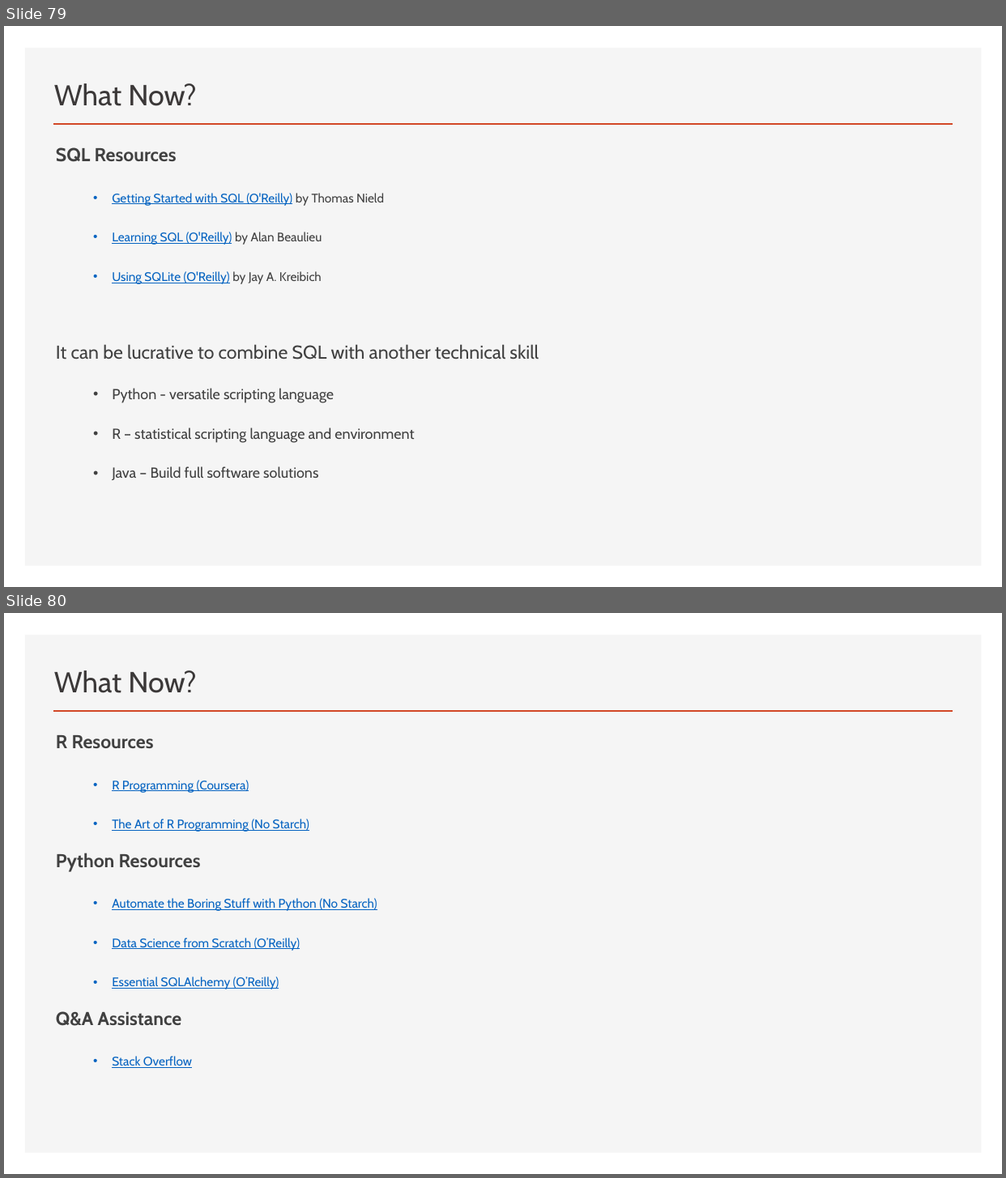
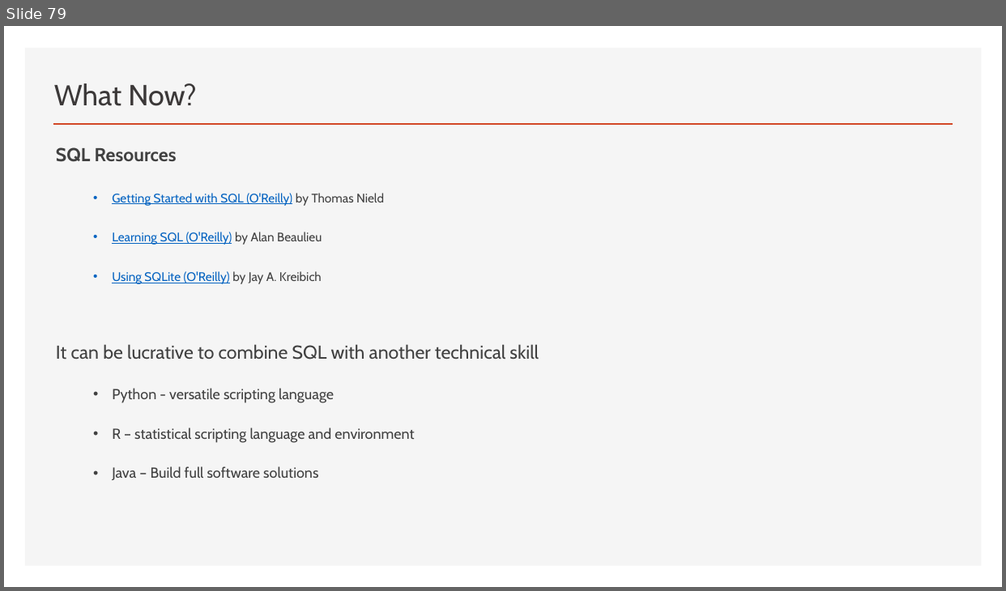
Before and after one commit to thomasnield/oreilly_sql_fundamentals_for_data, a slide deck: notes_and_slides/sql_fundamentals_slides.pptx. Shown one above the other, each under a label of ours: slides 79 and 80 before the commit, slide 79 after it. The pictures are 1006x1178 and 1006x591 pixels, drawn with LibreOffice and Linux fonts; fonts in the diff are those of the drawing. Boxes give left, top, right and bottom in pixels: in the first picture for what was removed or moved away, otherwise in the second. Text is boxed around its words. In the diff, an @@ line names an element or a change of style, - is before the commit and + after.

```diff
--- a/notes_and_slides/sql_fundamentals_slides.pptx
+++ b/notes_and_slides/sql_fundamentals_slides.pptx
@@ slide 80 removed at (x1=4, y1=613, x2=1002, y2=1174), background #FFFFFF; not listed: 2 template elements that a slide beside it also shows @@
@@ title removed at (x1=54, y1=671, x2=197, y2=693) @@
-What Now?
@@ text removed at (x1=56, y1=735, x2=377, y2=1068) @@
-R Resources
-  • R Programming (Coursera)
-  • The Art of R Programming (No Starch)
-Python Resources
-  • Automate the Boring Stuff with Python (No Starch)
-  • Data Science from Scratch (O’Reilly)
-  • Essential SQLAlchemy (O’Reilly)
-Q&A Assistance
-  • Stack Overflow
```
Also in this commit, not shown: 2 slides changed.
